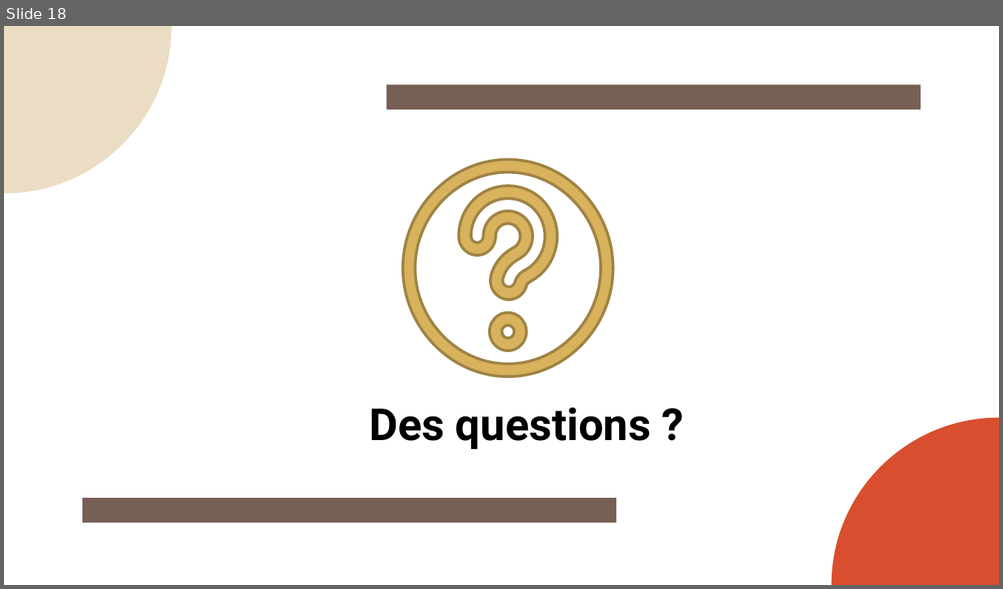
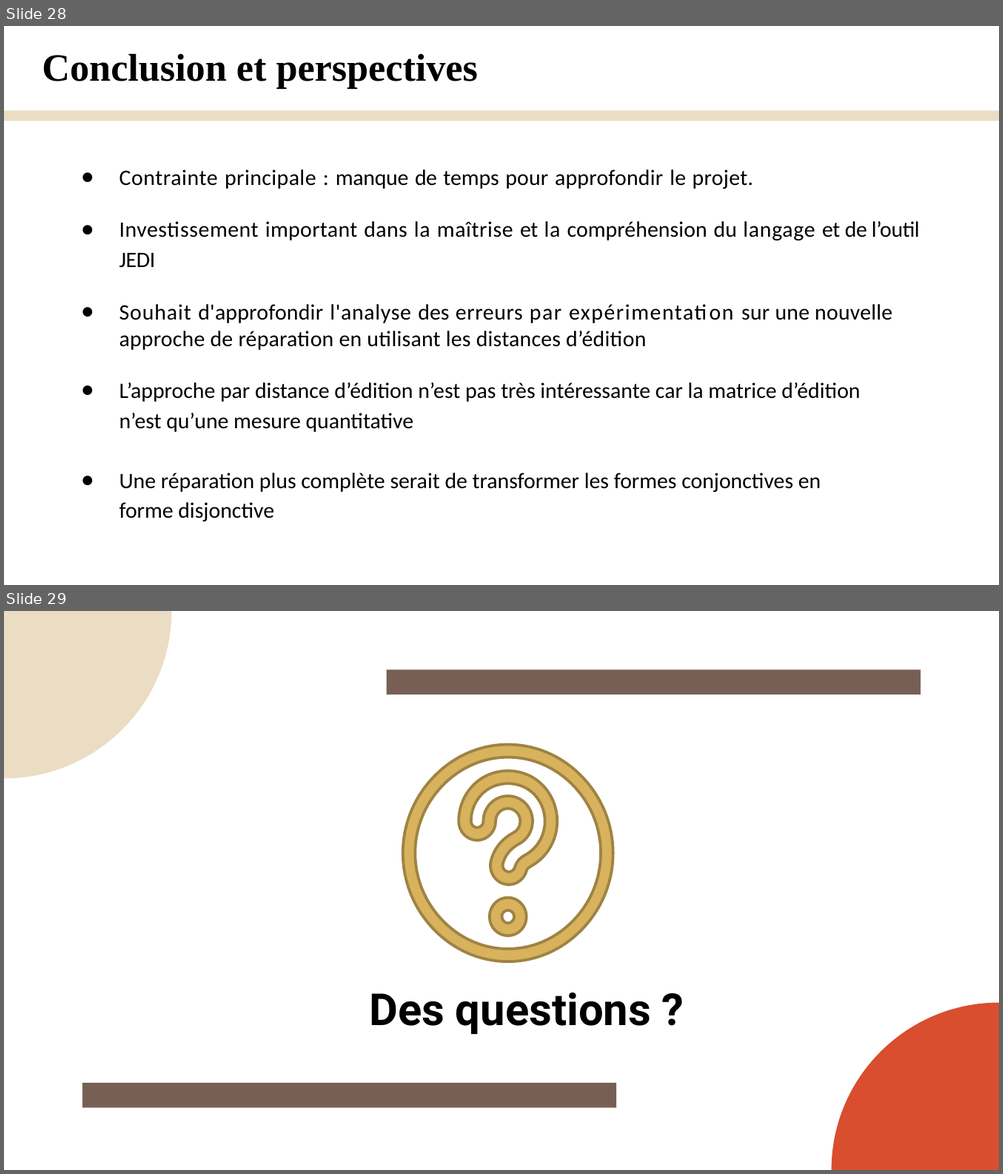
Before and after one commit to Yanis540/PSTL-M1, a slide deck: énoncé/Présentation_Finale.pptx. Shown one above the other, each under a label of ours: slide 18 before the commit, slides 28 and 29 after it. The pictures are 1003x589 and 1003x1174 pixels, drawn with LibreOffice and Linux fonts; fonts in the diff are those of the drawing. Boxes give left, top, right and bottom in pixels: in the first picture for what was removed or moved away, otherwise in the second. Text is boxed around its words. In the diff, an @@ line names an element or a change of style, - is before the commit and + after.

```diff
--- a/énoncé/Présentation_Finale.pptx
+++ b/énoncé/Présentation_Finale.pptx
@@ slide 28 added at <box>4,26,999,585</box>, background #FFFFFF @@
@@ text added at <box>42,53,478,89</box>, 28 pt, text #000000, bold @@
+Conclusion et perspectives
@@ rectangle added at <box>4,110,999,121</box>, fill #EBDDC3 @@
@@ text added at <box>119,170,919,522</box>, 16 pt, text #000000 @@
+● Contrainte principale : manque de temps pour approfondir le projet.
+● Investissement important dans la maîtrise et la compréhension du langage et de l’outil JEDI
+● Souhait d'approfondir l'analyse des erreurs par expérimentation sur une nouvelle approche de réparation en utilisant les distances d’édition
+● L’approche par distance d’édition n’est pas très intéressante car la matrice d’édition n’est qu’une mesure quantitative
+● Une réparation plus complète serait de transformer les formes conjonctives en forme disjonctive
@@ what was slide 18 is now slide 29 @@
```
Also in this commit, not shown: 8 slides changed, 17 other slides added, 7 slides removed.
